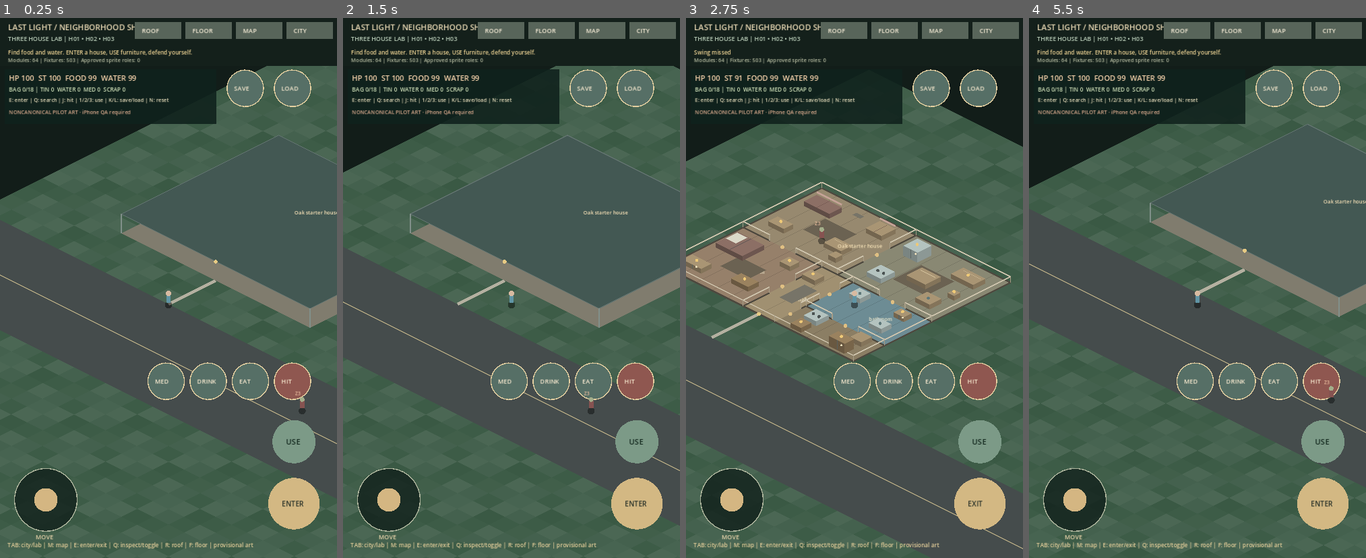
Above: before the commit, frames 1-4 (left to right).
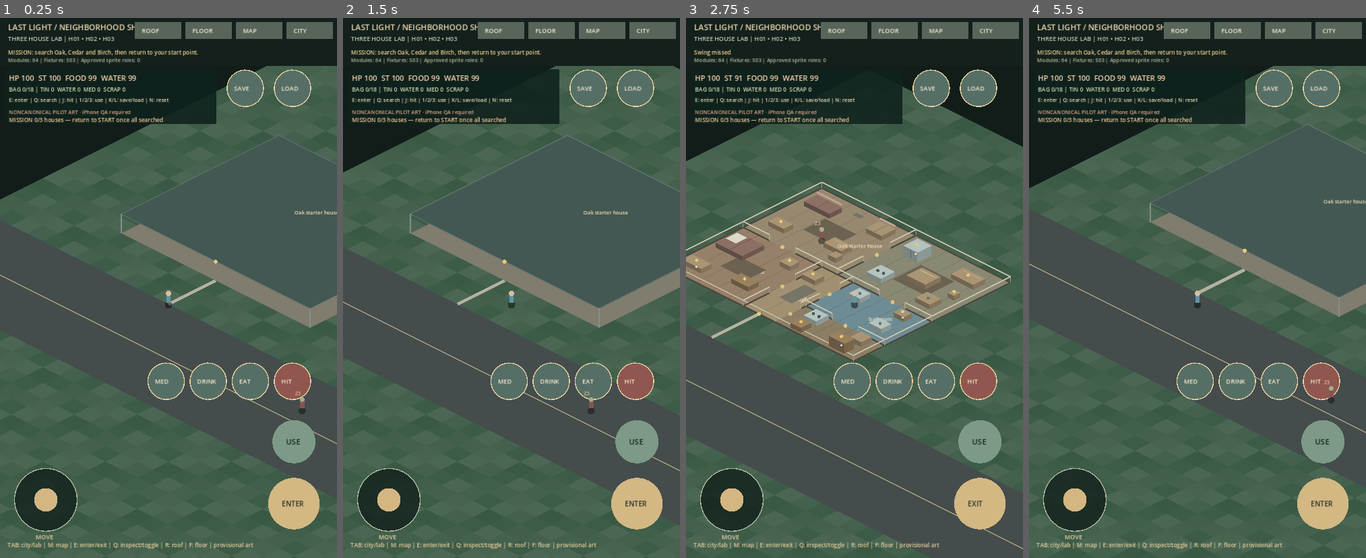
Above: after the commit, the same moments.

Repository: kalashgit/last-light-godot
Game: Godot game, scene res://scenes/neighborhood_survival_v1.tscn
Same seed, same stepped clock (60 frames per second), same inputs: the game is played once before the commit and once after it. This scene is started directly instead of the project's main scene.
Inputs (mouse positions are in pixels of both pictures, inside the frame that each line leads up to):
- Up to frame 1 (0.25 s): no input
- Up to frame 2 (1.5 s): tap Enter at 0.5 s; move the mouse to (585, 261) at 0.52 s; hold Right (ui_right) 0.53-1.25 s; tap J at 0.6 s; click (585, 261) at 0.67 s; tap Space at 0.77 s; tap N at 0.8 s; drag from (444, 315) to (494, 396) at 1.27 s
- Up to frame 3 (2.75 s): tap Space at 2 s; move the mouse to (888, 169) at 2.02 s; hold Right (ui_right) from 2.03 s (still down); tap Q at 2.1 s; tap J at 2.3 s
- Up to frame 4 (5.5 s): release Right (ui_right) at 2.75 s; drag from (1180, 396) to (1096, 207) at 2.77 s; move the mouse to (1298, 369) at 3.52 s; hold Left (ui_left) 3.53-4.25 s; tap N at 3.6, 5.3 s; tap Space at 3.77 s; tap Q at 3.8 s; drag from (1096, 207) to (1146, 153) at 4.27 s; tap Enter at 5 s; move the mouse to (1214, 288) at 5.02 s; hold Down (ui_down) from 5.03 s (still down); tap E at 5.1 s; click (1214, 288) at 5.17 s

The runs differ from the first frame. In frame 1, 0.6% of the frame differs, in the area x 2-59%, y 5-20%; in frame 2, 0.6%; in frame 3, 0.2%; in frame 4, 0.6%.

Commit message:
feat(gameplay): add three-home scavenging and extraction win condition

Diff:
--- a/scripts/neighborhood_survival_v1.gd
+++ b/scripts/neighborhood_survival_v1.gd
@@ -17,6 +17,7 @@
 var world_seconds: float = 0.0
 var attack_cooldown: float = 0.0
 var facing: Vector2 = Vector2(0, -1)
+var escaped: bool = false
 
 func _ready() -> void:
     super._ready()
@@ -50,8 +51,26 @@
     thirst = 100.0
     world_seconds = 0.0
     attack_cooldown = 0.0
-    message = "Find food and water. ENTER a house, USE furniture, defend yourself."
-    queue_redraw()
+    escaped = false
+    message = "MISSION: search Oak, Cedar and Birch, then return to your start point."
+    queue_redraw()
+
+func _houses_scavenged() -> int:
+    var count: int = 0
+    for house_id in ["LAB-H01", "LAB-H02", "LAB-H03"]:
+        for fixture_id in looted_objects.keys():
+            if str(fixture_id).begins_with(house_id + "/"):
+                count += 1
+                break
+    return count
+
+func _check_victory() -> void:
+    if not escaped and health > 0.0 and mode == "lab" and inside_id.is_empty():
+        if _houses_scavenged() == 3 and player.distance_to(_vec(lab["player_spawn"])) < 2.5:
+            escaped = true
+            motion = Vector2.ZERO
+            message = "YOU SURVIVED! All three homes scavenged. Press N to replay."
+            queue_redraw()
 
 func _inventory_count() -> int:
     var count := 0
@@ -86,6 +105,8 @@
     return closest
 
 func use_nearby_fixture() -> void:
+    if escaped or health <= 0.0:
+        return
     var fixture: Dictionary = _nearby_fixture()
     if fixture.is_empty():
         message = "Move beside a furnishing to search it (walls block interaction)"
@@ -164,7 +185,7 @@
     return true
 
 func attack() -> void:
-    if health <= 0.0 or attack_cooldown > 0.0:
+    if health <= 0.0 or escaped or attack_cooldown > 0.0:
         return
     if stamina < 12.0:
         message = "Too exhausted to swing"
@@ -216,7 +237,7 @@
 func _process(delta: float) -> void:
     if not validation_error.is_empty():
         return
-    if health <= 0.0:
+    if health <= 0.0 or escaped:
         motion = Vector2.ZERO
         queue_redraw()
         return
@@ -233,6 +254,7 @@
     if hunger <= 0.0 or thirst <= 0.0:
         health = maxf(0.0, health - dt * 1.5)
     _advance_zombies(dt)
+    _check_victory()
     if health <= 0.0:
         message = "YOU DID NOT SURVIVE — press N for a new run"
     queue_redraw()
@@ -243,6 +265,7 @@
         "player": [player.x, player.y], "inside_id": inside_id,
         "floor": current_floor, "world_seconds": world_seconds,
         "health": health, "hunger": hunger, "thirst": thirst, "stamina": stamina,
+        "escaped": escaped,
         "inventory": inventory.duplicate(true), "looted_objects": looted_objects.duplicate(true),
         "fixture_states": fixture_states.duplicate(true), "zombies": zombies.duplicate(true)
     }
@@ -319,6 +342,7 @@
     thirst = float(data["thirst"])
     stamina = float(data["stamina"])
     world_seconds = maxf(0.0, float(data.get("world_seconds", 0.0)))
+    escaped = bool(data.get("escaped", false))
     inventory = old_inventory.duplicate(true)
     looted_objects = old_loot.duplicate(true)
     fixture_states = old_states.duplicate(true)
@@ -417,6 +441,9 @@
         HORIZONTAL_ALIGNMENT_LEFT, -1, 11, Color("e4dcba"))
     draw_string(ThemeDB.fallback_font, Vector2(19, 205), "NONCANONICAL PILOT ART · iPhone QA required",
         HORIZONTAL_ALIGNMENT_LEFT, -1, 11, Color("d7a98c"))
+    var mission: String = "MISSION %d/3 houses — return to START once all searched" % _houses_scavenged()
+    draw_string(ThemeDB.fallback_font, Vector2(19, 222), mission,
+        HORIZONTAL_ALIGNMENT_LEFT, -1, 12, Color("f0c998"))
     var labels := ["HIT", "EAT", "DRINK", "MED", "SAVE", "LOAD"]
     for i in range(labels.size()):
         var center: Vector2 = _game_button_center(i)
@@ -428,6 +455,10 @@
         draw_rect(Rect2(s * Vector2(.11, .45), s * Vector2(.78, .12)), Color(0.1, 0.03, 0.03, .9))
         draw_string(ThemeDB.fallback_font, s * Vector2(.18, .51), "YOU DIED — press N to restart",
             HORIZONTAL_ALIGNMENT_LEFT, -1, 23, Color("f0b4a6"))
+    elif escaped:
+        draw_rect(Rect2(s * Vector2(.11, .45), s * Vector2(.78, .12)), Color(0.03, 0.15, 0.11, .94))
+        draw_string(ThemeDB.fallback_font, s * Vector2(.18, .51), "YOU SURVIVED! — N to replay",
+            HORIZONTAL_ALIGNMENT_LEFT, -1, 23, Color("b8e3be"))
 
 func _draw() -> void:
     super._draw()
--- a/tests/neighborhood/smoke_survival_pilot.gd
+++ b/tests/neighborhood/smoke_survival_pilot.gd
@@ -59,6 +59,9 @@
             _fail("duplicate loot from " + key)
             return
         searched += 1
+        if scene._houses_scavenged() != searched:
+            _fail("mission scavenging progress miscounted")
+            return
     # A pilot food/drink/medical item must produce a measurable and finite effect.
     scene.hunger = 40.0
     scene.thirst = 35.0
@@ -94,6 +97,12 @@
     if int(zombie["health"]) != 2 or scene.stamina >= 100.0:
         _fail("melee did not reduce enemy health and stamina")
         return
+    scene.inside_id = ""
+    scene.player = scene._vec(scene.lab["player_spawn"])
+    scene._check_victory()
+    if not scene.escaped:
+        _fail("three-house extraction win condition failed")
+        return
     # Save/reload demonstrates durable world deltas; no existing production slot used.
     var original: Dictionary = scene._snapshot()
     if not scene.save_game():
@@ -123,6 +132,7 @@
         return
     print("NEIGHBORHOOD_SURVIVAL_V5_PASS ", JSON.stringify({
         "houses_searched": searched, "zombie_damage": 1,
+        "extraction_win_condition": true,
         "inventory_and_consumption": true, "save_reload_exact": true,
         "incompatible_save_blocked": true, "golden_approved": false,
         "iphone_tested": false, "main_scene_changed": false}))
Not shown, changed: docs/checkpoints/NEIGHBORHOOD_SURVIVAL_V5.md
